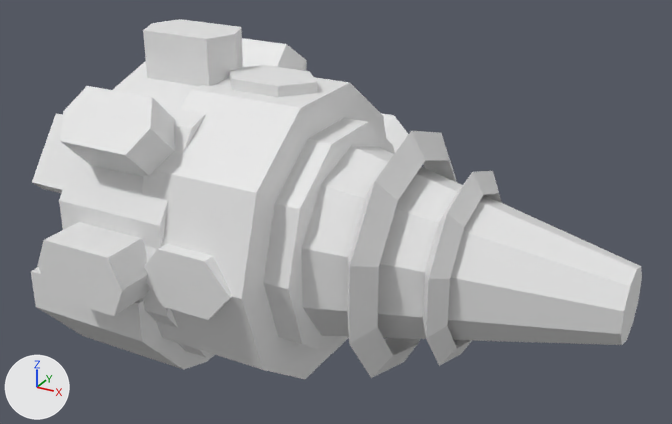
One commit to the Blender file assets/models/worm/worm.blend: the scene before it, then after it.
Rendered twice from a 50 mm lens placed at (15.7, -24.3, 13.0), pointed at (1.8, 0.9, 0.4). Every picture has the same lights, and +X, +Y and +Z are marked at lower left.

Names of what the first picture shows: 'Head', 'SpineJoint', 'Tail'.
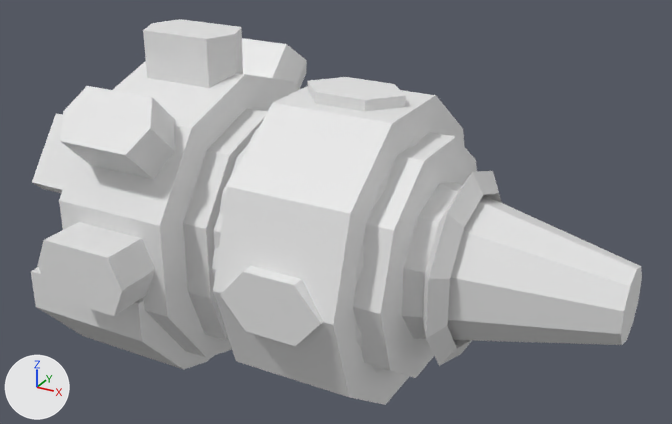
The change in detail:
Object 'SpineJoint' (ob_spinejoint) moves from (0.0, 0.0, 0.0) to (3.0, 0.0, 0.0).

What differs and where, as boxes [x1, y1, x2, y2] in the pictures (672 x 424 px):
'SpineJoint', moved: before [142, 65, 395, 379]; after [212, 77, 477, 405]
